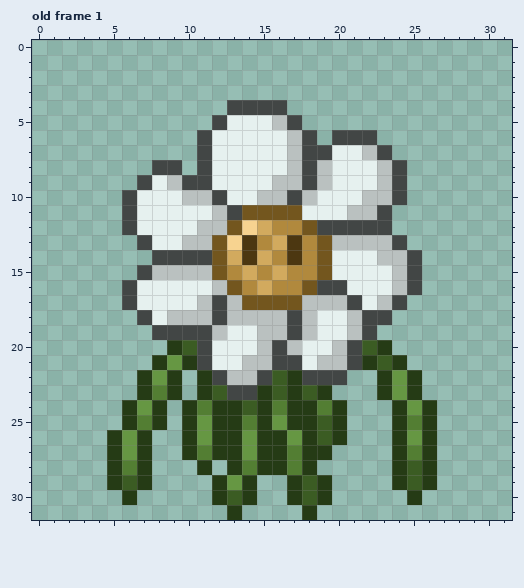
Two states of a pixel-art file, Assets/Art/Ennemies/Triwer.aseprite. This is how it looked before the edit.
32x32 pixels, 1 frame. Shown: old frame 1. The commit also changed other frames, which this record leaves out.
Now the later version:
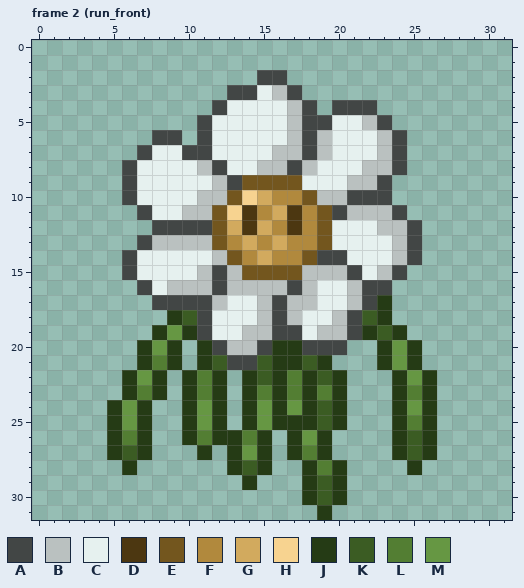
Palette (. is transparent): A #424645  B #bac1c0  C #e6f1ef  D #4c3711  E #73561e  F #b1893d  G #d2aa5e  H #f7d390  J #253b15  K #3b5c23  L #537e33  M #669743
A new or re-ordered frame is compared with the old frame closest to it.
Diff:
frames 1 -> 15
layer "vines" added
layer "Flower/petal_7" added
layer "Flower/petal_6" added
layer "Flower/petal_5" added
layer "Flower/petal_4" added
layer "Flower/petal_3" added
layer "Flower/petal_2" added
layer "Flower/petal_1" added
layer "Flower/mid_flower" added
layer "Layer 2" removed
Changed rows in their new state; - is an unchanged pixel.
Frame 2 (run_front) is new; against old frame 1:
first column x 5:
 2 ----------AA----------
 3 --------AACBA---------
 4 -------ACCCCBA-AAA----
 5 ------AC---CBAACCBA---
 6 ---AA---------BCCCBA--
 7 --ACCA-----B--B--CBA--
 8 -ACCCCBA--BBABC--B----
 9 -AC-CCCBAEEEECC-BBA.--
10 -----C-BEHGFFEBBAAA.--
11 -.A--BBEHDFGDFEA--BA--
12 -..AAAAEGD--DFECCCBBA-
13 ---BB---FG--F--CCCCBA-
14 -ACCCCCBEF--FEAA--C---
15 -ACCCC-ABEEEEBBBA-BA.-
16 -.A-BBBABBBBABCCBAA..-
17 -..AAAABCCBAB-CCBAJ.--
18 --..JKACCC-ABC-BAKJ---
19 ---JMJ-C-B-A-CBBAJKJ--
20 --JM-.JABBAJJAAA..-MJ-
21 --JLJ.JKAAKJJKJ...JMJ-
22 -JMJ.JLJ.JKJLJKJ--.JMJ
23 -JLJ.JLJ.JLJLJLJ--.JLJ
24 JMJ.--M-.JMJM-K-------
25 JMJ.----.JMJ----------
26 -L----L--L-.JMJ.----K-
27 -K---.J.---.JL------K-
28 .J.---.--K-..-LJ---.J.
29 ...----..---.JKJ---...
30 -.-----...--.JKJ----.-
31 --------.----.J-------
Where, in picture pixels (left, top, right, bottom), the same in both pictures:
changed: (107, 70, 437, 520)
